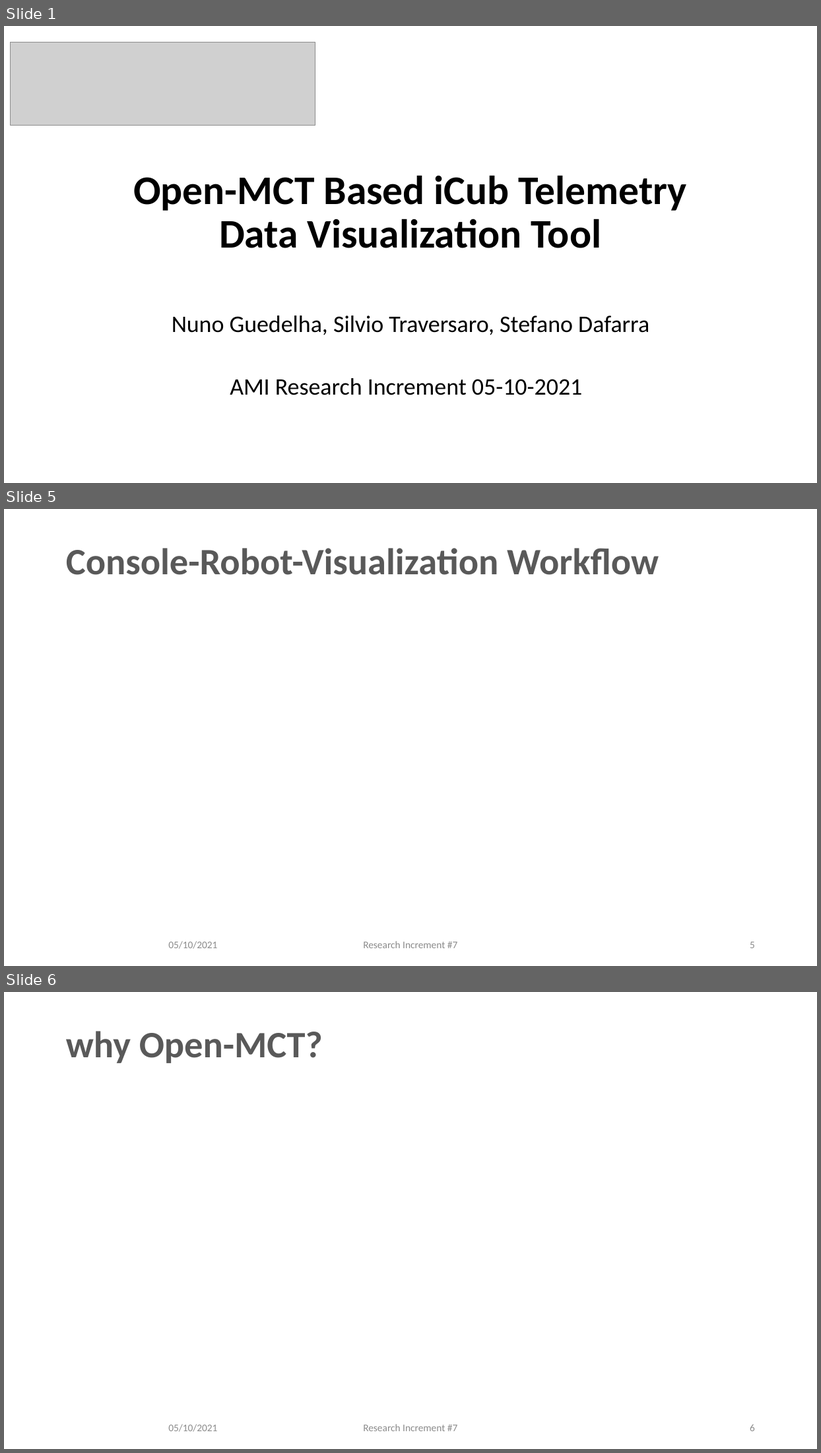
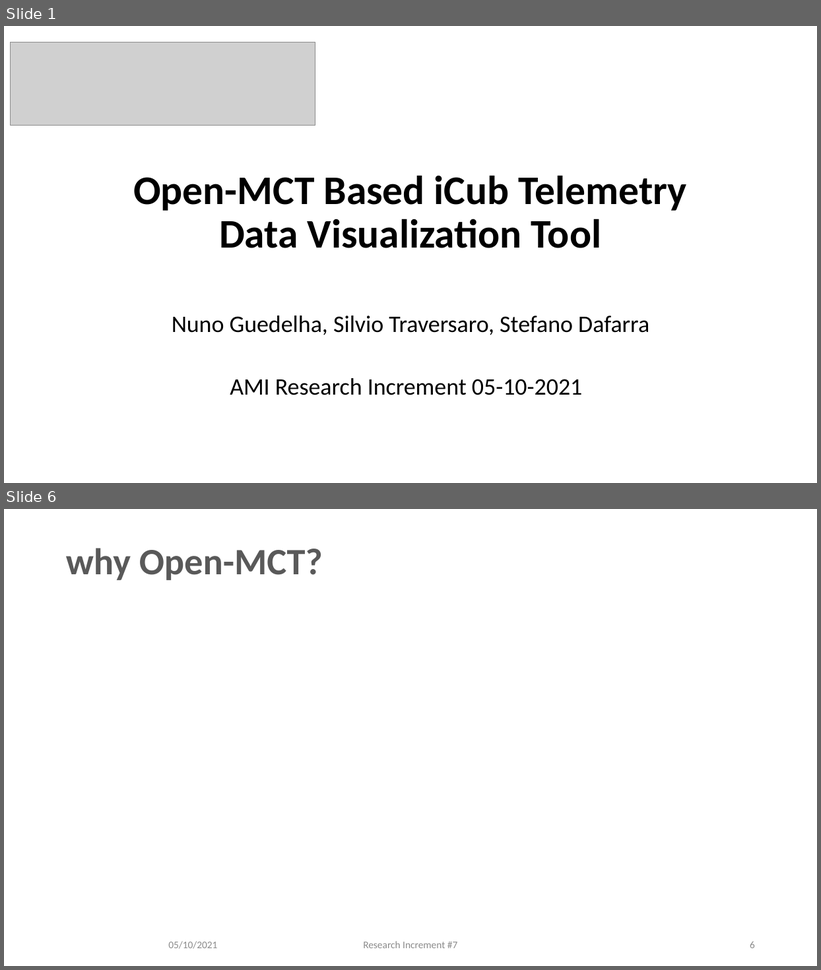
Before and after one commit to ami-iit/yarp-openmct, a slide deck: slides/XTeam_RI_Vertical_iCubTelemetryVisualizer_05102021.pptx. Shown one above the other, each under a label of ours: slides 1, 5 and 6 before the commit, slides 1 and 6 after it; the slides between them are not shown. The pictures are 821x1453 and 821x970 pixels, drawn with LibreOffice and Linux fonts; fonts in the diff are those of the drawing; grey boxes stand for pictures; background and template pictures are left out. Boxes give left, top, right and bottom in pixels: in the first picture for what was removed or moved away, otherwise in the second. Text is boxed around its words. In the diff, an @@ line names an element or a change of style, - is before the commit and + after.

```diff
--- a/slides/XTeam_RI_Vertical_iCubTelemetryVisualizer_05102021.pptx
+++ b/slides/XTeam_RI_Vertical_iCubTelemetryVisualizer_05102021.pptx
@@ slide 5 removed at (4, 509, 817, 966), background #FFFFFF @@
@@ title removed at (66, 548, 659, 575) @@
-Console-Robot-Visualization Workflow
@@ text removed at (168, 941, 217, 949) @@
-05/10/2021
@@ text removed at (363, 941, 457, 949) @@
-Research Increment #7
@@ page number removed at (750, 942, 755, 949) @@
-5
```
Also in this commit, not shown: 3 slides changed, 1 slide added.
